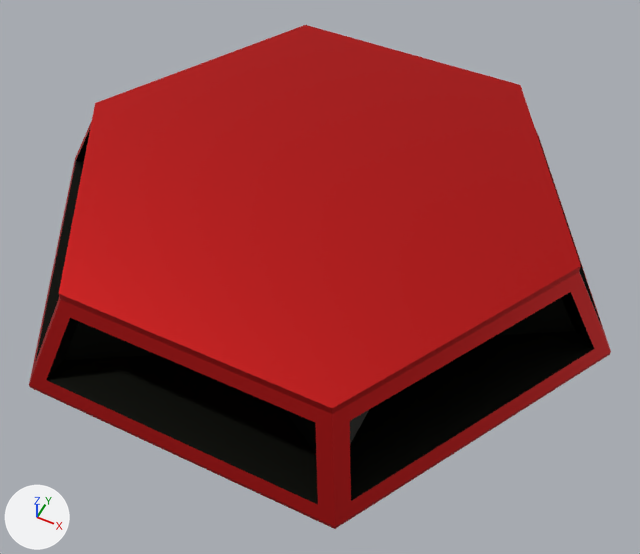
A saved change to the FBX model Assets/Resources/Meshes/AssemblerGround1.fbx.
Before and after are seen from a camera (50 mm lens) standing at (7.096, -9.839, 1.506) and looking at (6.5, -8.647, 0.016). Every picture has the same lights, and +X, +Y and +Z are marked at lower left. Where no turn or scale is listed for an object, it has been applied to the vertices.

The first picture shows 'AssemblerGround1'.
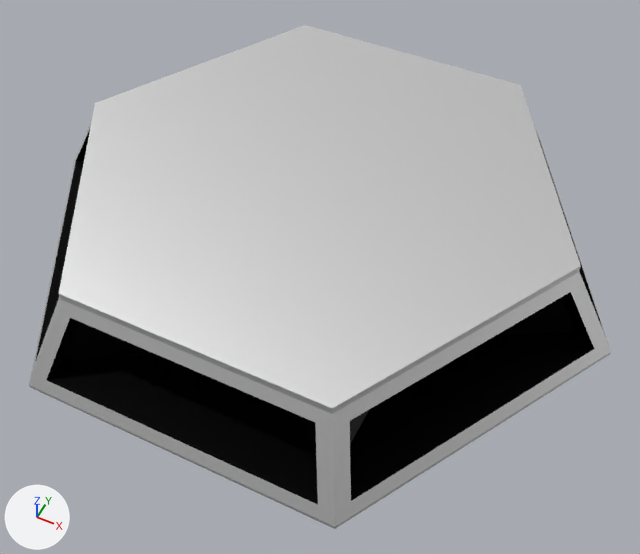
Boxes (x1, y1, x2, y2) around the edits, measured in the pictures (640 x 554 px):
'AssemblerGround1', surface changed (red to grey)
    both: (29, 25, 611, 529)

The change, as a list of edits to the scene's bpy script:
```text
Add img_unitpalette02_emission_png:
    img_unitpalette02_emission_png = load_image('UnitPalette02-Emission.png', '../../../Blender/UnitPalette02-Emission.png', 512, 512, 'sRGB')
Add img_unitpalette02_albedo_png:
    img_unitpalette02_albedo_png = load_image('UnitPalette02-Albedo.png', '../../../Blender/UnitPalette02-Albedo.png', 512, 512, 'sRGB')
Change mat_unitframematerial:
    where n0 = _N.new('ShaderNodeBsdfPrincipled'); n0.name = 'Principled BSDF'
    add n0.inputs[28].default_value = 1.0  # 'Emission Strength'
    where n2 = _N.new('ShaderNodeTexImage'); n2.name = 'Image Texture'
    n2.image: img_paletteunits_png -> img_unitpalette02_albedo_png
    add n3 = _N.new('ShaderNodeTexImage'); n3.name = 'Image Texture.001'
    add n3.image = img_unitpalette02_emission_png
    add _L.new(n3.outputs[0], n0.inputs[27])  # 'Color' to 'Emission Color'
Change me_cylinder_012:
    where me_cylinder_012.from_pydata(...)  # 48 vertices, 50 faces; spans x -0.693..0.693, y -0.614..0.614, z 0.0..0.221
    used by ob_assemblerground1; location = (6.445, -8.557, 0.0)
    me_cylinder_012 part 1: texture (UV) coordinates of 50 of 50 faces, centred in x -0.63..0.63, y -0.614..0.614, z 0.0..0.221, changed; they spanned u 0.04..0.72, v 0.9..0.96 and now span u 0.03..0.48, v 0.95..0.95
```
